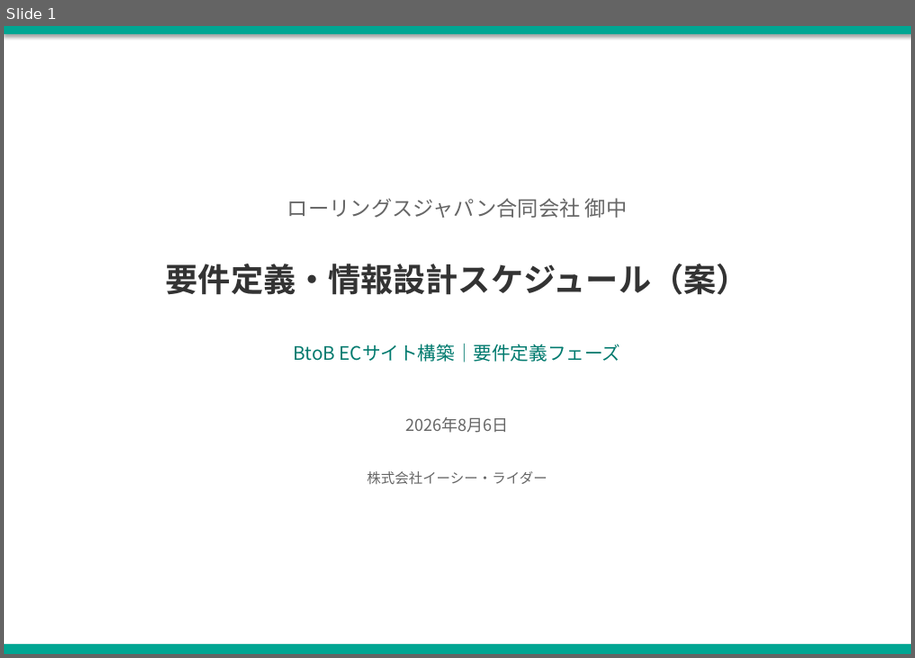
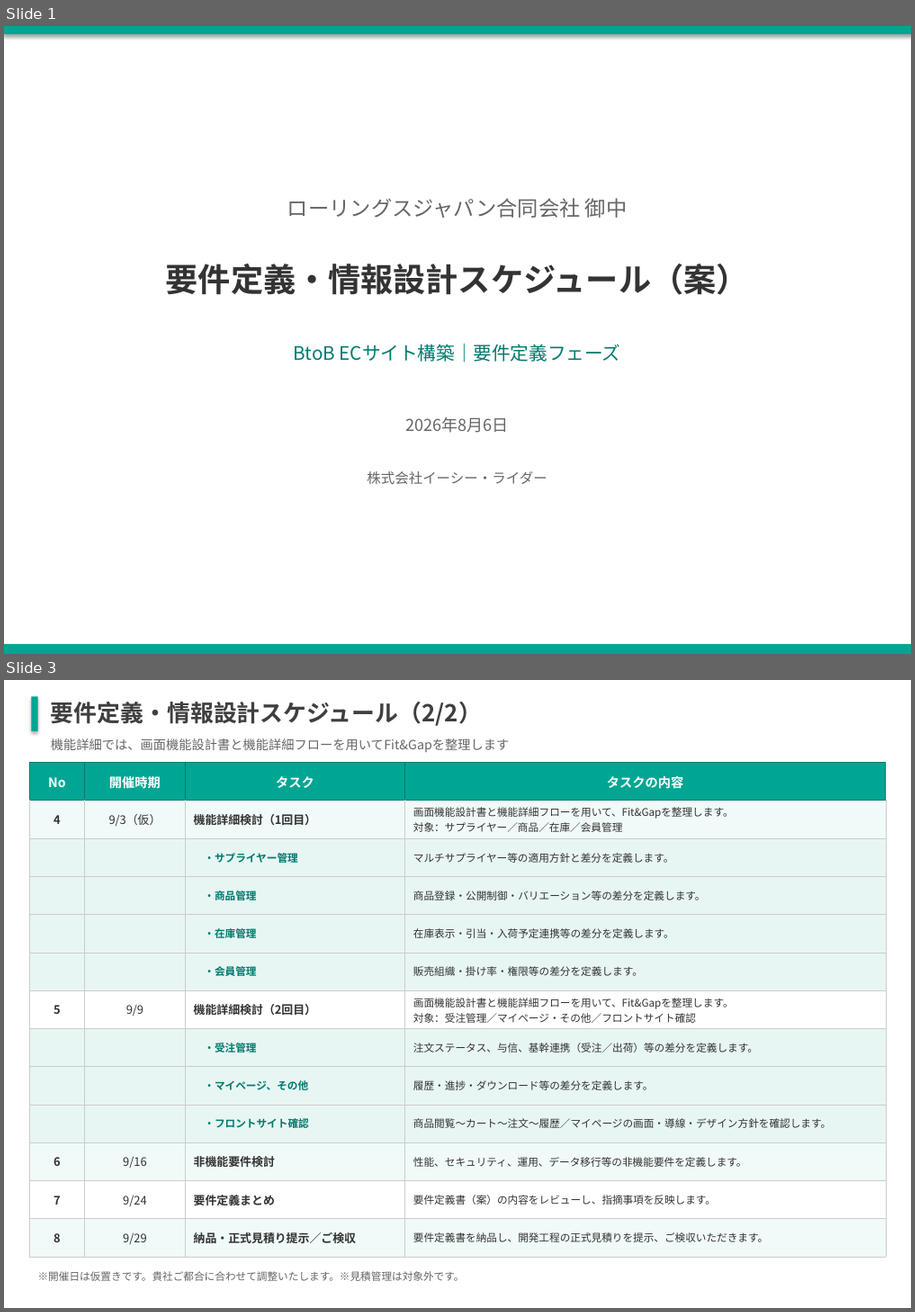
Before and after one commit to kozonoflight/git_tutorial, a slide deck: 要件定義WBS案_20260806.pptx. Shown one above the other, each under a label of ours: slide 1 before the commit, slides 1 and 3 after it; the slides between them are not shown. The pictures are 915x658 and 915x1312 pixels, drawn with LibreOffice and Linux fonts; fonts in the diff are those of the drawing. Boxes give left, top, right and bottom in pixels: in the first picture for what was removed or moved away, otherwise in the second. Text is boxed around its words. In the diff, an @@ line names an element or a change of style, - is before the commit and + after.

```diff
--- a/要件定義WBS案_20260806.pptx
+++ b/要件定義WBS案_20260806.pptx
@@ slide 3 added at box(4, 680, 911, 1308), background #FFFFFF @@
@@ rectangle added at box(32, 697, 38, 732), fill #00A693 @@
@@ text added at box(51, 702, 482, 726), 20 pt, text #3F3F3F, bold @@
+要件定義・情報設計スケジュール（2/2）
@@ text added at box(51, 738, 510, 752), 11 pt, text #666666 @@
+機能詳細では、画面機能設計書と機能詳細フローを用いてFit&Gapを整理します
@@ table added at box(30, 762, 886, 1257), 13 rows, 4 columns @@
+No | 開催時期 | タスク | タスクの内容
+4 | 9/3（仮） | 機能詳細検討（1回目） | 画面機能設計書と機能詳細フローを用いて、Fit&Gapを整理します。 / 対象：サプライヤー／商品／在庫／会員管理
+ |  | ・サプライヤー管理 | マルチサプライヤー等の適用方針と差分を定義します。
+ |  | ・商品管理 | 商品登録・公開制御・バリエーション等の差分を定義します。
+ |  | ・在庫管理 | 在庫表示・引当・入荷予定連携等の差分を定義します。
+ |  | ・会員管理 | 販売組織・掛け率・権限等の差分を定義します。
+5 | 9/9 | 機能詳細検討（2回目） | 画面機能設計書と機能詳細フローを用いて、Fit&Gapを整理します。 / 対象：受注管理／マイページ・その他／フロントサイト確認
+ |  | ・受注管理 | 注文ステータス、与信、基幹連携（受注／出荷）等の差分を定義します。
+ |  | ・マイページ、その他 | 履歴・進捗・ダウンロード等の差分を定義します。
+ |  | ・フロントサイト確認 | 商品閲覧〜カート〜注文〜履歴／マイページの画面・導線・デザイン方針を確認します。
+6 | 9/16 | 非機能要件検討 | 性能、セキュリティ、運用、データ移行等の非機能要件を定義します。
+7 | 9/24 | 要件定義まとめ | 要件定義書（案）の内容をレビューし、指摘事項を反映します。
+8 | 9/29 | 納品・正式見積り提示／ご検収 | 要件定義書を納品し、開発工程の正式見積りを提示、ご検収いただきます。
@@ text added at box(38, 1271, 465, 1281), 9 pt, text #666666 @@
+※開催日は仮置きです。貴社ご都合に合わせて調整いたします。※見積管理は対象外です。
```
Also in this commit, not shown: 3 slides changed, 2 slides removed.
